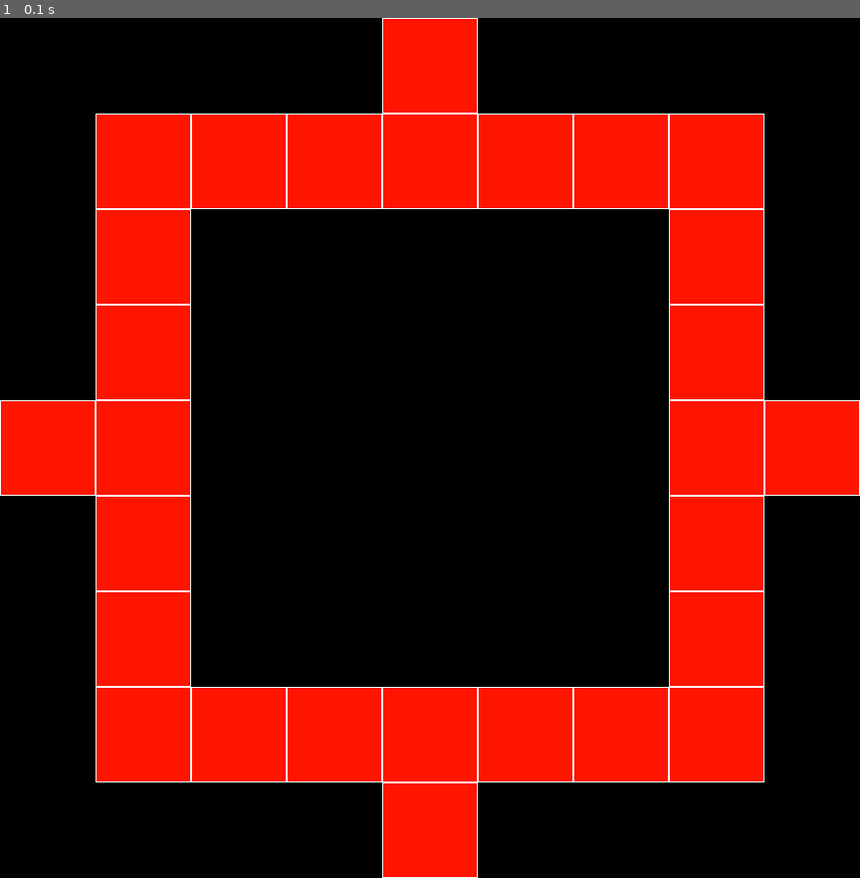
Above: before the commit, frame 1.
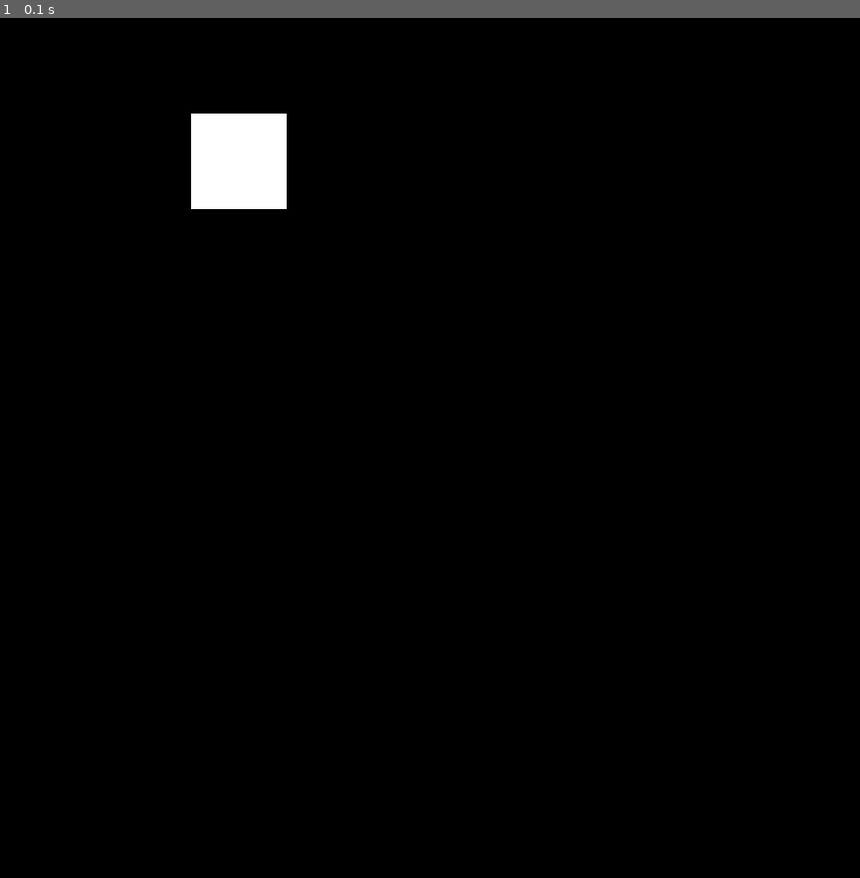
Above: after the commit, the same moment.

Repository: DesmondChongQiXiang/FIT3077
Game: pygame game, started from FIT3077_A2/Prototype/main.py
The game is run twice, just before and just after one commit, with the same random seed, the same clock (stepped at 60 frames per second) and the same inputs.
Inputs:
- Up to frame 1 (0.1 s): no input

The runs differ from the first frame. In frame 1, 35% of the frame differs, in the area x 0-100%, y 0-100%.

Commit message:
added coordinate constants and volcano tile animals as constants. Todo: Get game board to iterate through the list of coordinates and volcano tiles create the list of tiles

Diff:
--- a/FIT3077_A2/Prototype/board/game_board.py
+++ b/FIT3077_A2/Prototype/board/game_board.py
@@ -1,5 +1,5 @@
 import pygame
-from .settings import BLACK,ROWS,COLS,WHITE,SQUARE_SIZE, RED
+from .settings import BLACK,ROWS,COLS,WHITE,SQUARE_SIZE, RED, baby_dragon_1
 from .non_cave_tile import NonCaveTile
 
 
@@ -14,7 +14,8 @@
 
     def draw_board(self, window):
         window.fill(BLACK)
-
+        pygame.draw.rect(window,baby_dragon_1.animal,(baby_dragon_1.x*SQUARE_SIZE,baby_dragon_1.y*SQUARE_SIZE,SQUARE_SIZE,SQUARE_SIZE))
+        """
         for row in range(ROWS):
             if row == 0:
                 pygame.draw.rect(window,RED,(row*SQUARE_SIZE,4*SQUARE_SIZE,SQUARE_SIZE,SQUARE_SIZE))
@@ -43,6 +44,8 @@
                     elif col == 7:
                         pygame.draw.rect(window,RED,(row*SQUARE_SIZE,col*SQUARE_SIZE,SQUARE_SIZE,SQUARE_SIZE))
                         pygame.draw.rect(window,WHITE,(row*SQUARE_SIZE,col*SQUARE_SIZE,SQUARE_SIZE,SQUARE_SIZE),1)
+        """
+        #pygame.draw.rect(window,baby_dragon_1.animal,(baby_dragon_1.x*SQUARE_SIZE,baby_dragon_1.y*SQUARE_SIZE))
 
 
     def create_board(self):
--- a/FIT3077_A2/Prototype/board/non_cave_tile.py
+++ b/FIT3077_A2/Prototype/board/non_cave_tile.py
@@ -2,8 +2,11 @@
 
 class NonCaveTile(Tile):
 
-    def __init__(self,animal,dragon) :
-        super().__init__
+    def __init__(self,animal,dragon,x,y) :
+        self.animal = animal
+        self.dragon = dragon
+        self.x = x
+        self.y = y
 
     def set_player_on_tile(self, dragon) -> bool:
         if self.dragon == None:
--- a/FIT3077_A2/Prototype/board/settings.py
+++ b/FIT3077_A2/Prototype/board/settings.py
@@ -1,4 +1,6 @@
 import pygame
+from .non_cave_tile import NonCaveTile
+from .animal import Animal
 
 WIDTH,HEIGHT = 900,900
 ROWS,COLS = 9,9
@@ -7,3 +9,15 @@
 WHITE = (255,255,255)
 BLACK = (0,0,0)
 RED = (255,20,0)
+
+NON_CAVE_TILE_COORDINATES = [[1,1],[1,2],[1,3],[1,4],[1,5],[1,6],[1,7],[1,8],[2,1],[3,1],[4,1],[5,1],[6,1],[7,1],[8,1],[8,2],[8,3],[8,4],[8,5],[8,6],[8,7],[8,8]]
+VOLCANO_TILE_1 = [Animal.BABY_DRAGON,Animal.BAT,Animal.SPIDER]
+VOLCANO_TILE_2 = [Animal.SALAMANDER,Animal.SPIDER,Animal.BAT]
+VOLCANO_TILE_3 = [Animal.SPIDER,Animal.SALAMANDER,Animal.BABY_DRAGON]
+VOLCANO_TILE_4 = [Animal.BAT,Animal.SPIDER,Animal.BABY_DRAGON]
+VOLCANO_TILE_5 = [Animal.SPIDER,Animal.BAT,Animal.SALAMANDER]
+VOLCANO_TILE_6 = [Animal.BABY_DRAGON,Animal.SALAMANDER,Animal.BAT]
+VOLCANO_TILE_7 = [Animal.BAT,Animal.BABY_DRAGON,Animal.SALAMANDER]
+VOLCANO_TILE_8 = [Animal.SALAMANDER,Animal.BABY_DRAGON,Animal.SPIDER]
+NON_CAVE_TILE_ANIMALS = []
+baby_dragon_1 = NonCaveTile(WHITE,None,2,1)
--- a/FIT3077_A2/Prototype/board/tile.py
+++ b/FIT3077_A2/Prototype/board/tile.py
@@ -4,9 +4,11 @@
     """
     This is the initialiser for the class Tile
     """
-    def __init__(self,animal,dragon) :
+    def __init__(self,animal,dragon,x,y) :
         self.animal = animal
         self.dragon = None
+        self.x = x
+        self.y = y
 
     """
     This method returns the animal enum assigned to the tile
